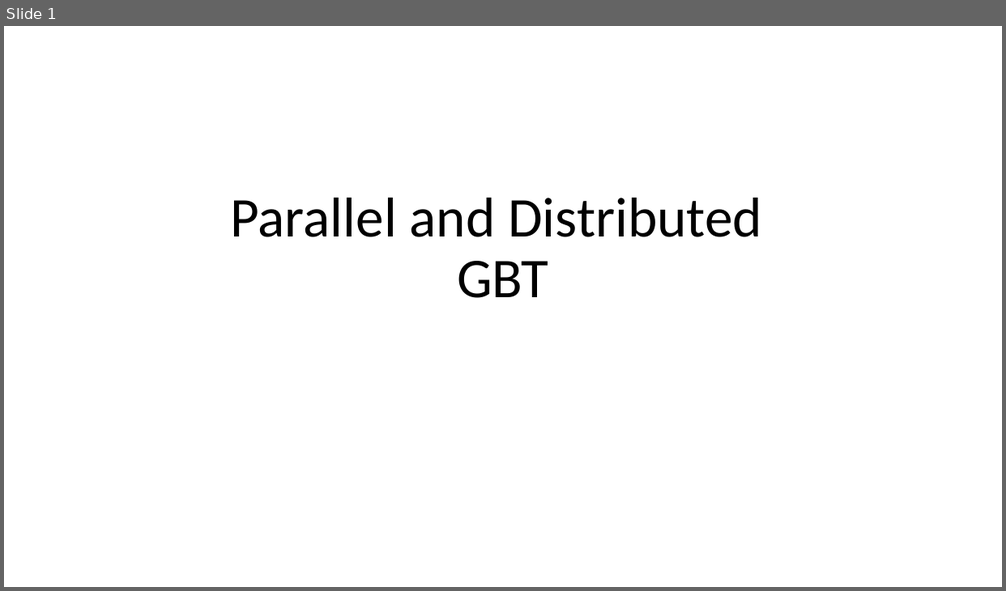
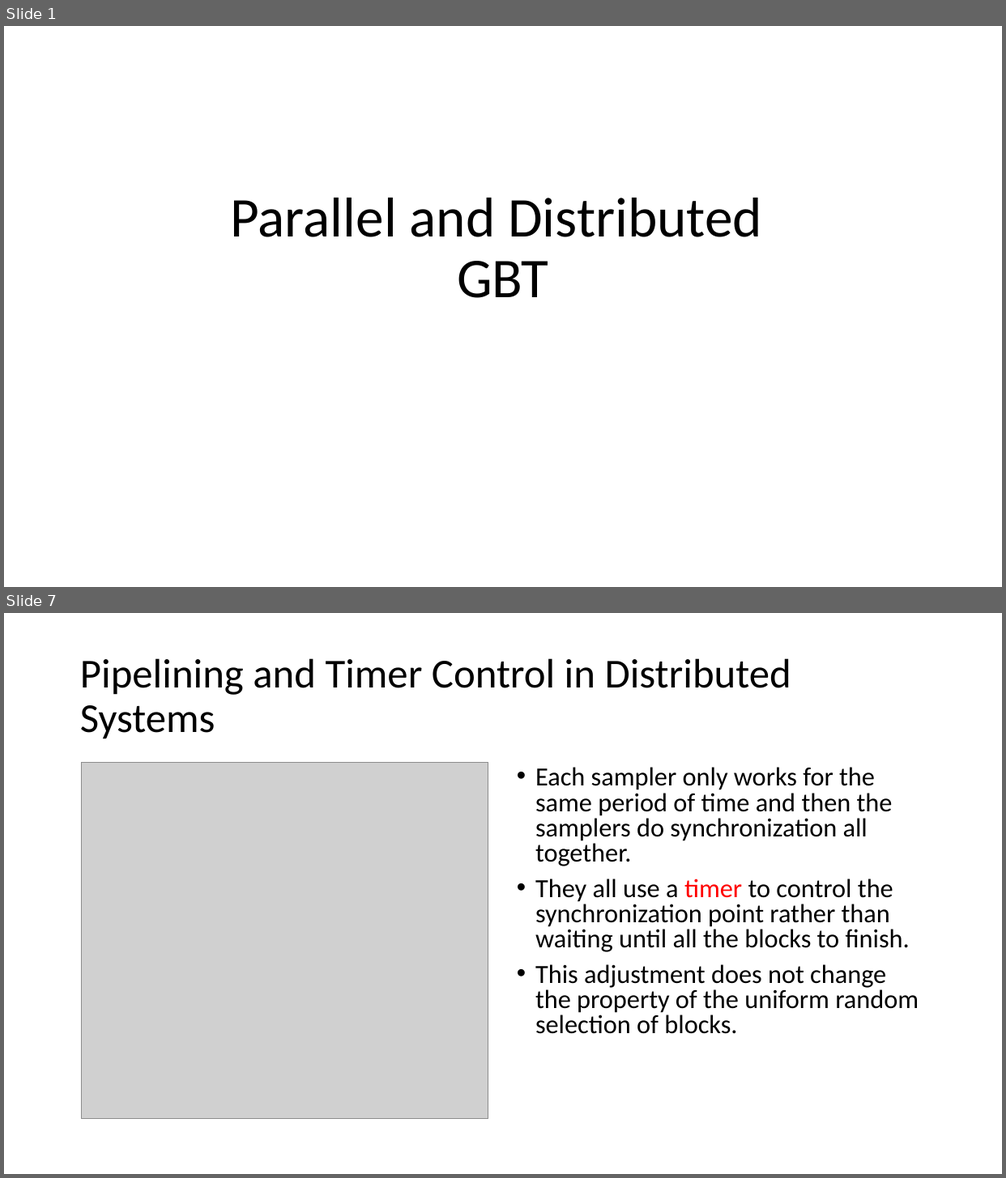
Before and after one commit to DSC-SPIDAL/harp, a slide deck: doc/meeting/0905-ModelRotation/Design of Parallel.pptx. Shown one above the other, each under a label of ours: slide 1 before the commit, slides 1 and 7 after it; the slides between them are not shown. The pictures are 1006x591 and 1006x1178 pixels, drawn with LibreOffice and Linux fonts; fonts in the diff are those of the drawing; grey boxes stand for pictures. Boxes give left, top, right and bottom in pixels: in the first picture for what was removed or moved away, otherwise in the second. Text is boxed around its words. In the diff, an @@ line names an element or a change of style, - is before the commit and + after.

```diff
--- a/doc/meeting/0905-ModelRotation/Design of Parallel.pptx
+++ b/doc/meeting/0905-ModelRotation/Design of Parallel.pptx
@@ slide 7 added at [4, 613, 1002, 1174], background #FFFFFF @@
@@ title added at [80, 658, 791, 739], 39.6 pt, text #000000 @@
+Pipelining and Timer Control in Distributed Systems
@@ picture added at [81, 763, 488, 1119] @@
@@ text added at [535, 767, 918, 1034], 25.2 pt, text #000000 @@
+• Each sampler only works for the same period of time and then the samplers do synchronization all together.
+• They all use a timer to control the synchronization point rather than waiting until all the blocks to finish.
+• This adjustment does not change the property of the uniform random selection of blocks.
```
Also in this commit, not shown: 1 slide changed, 4 other slides added, 1 slide removed, 1 other file.
